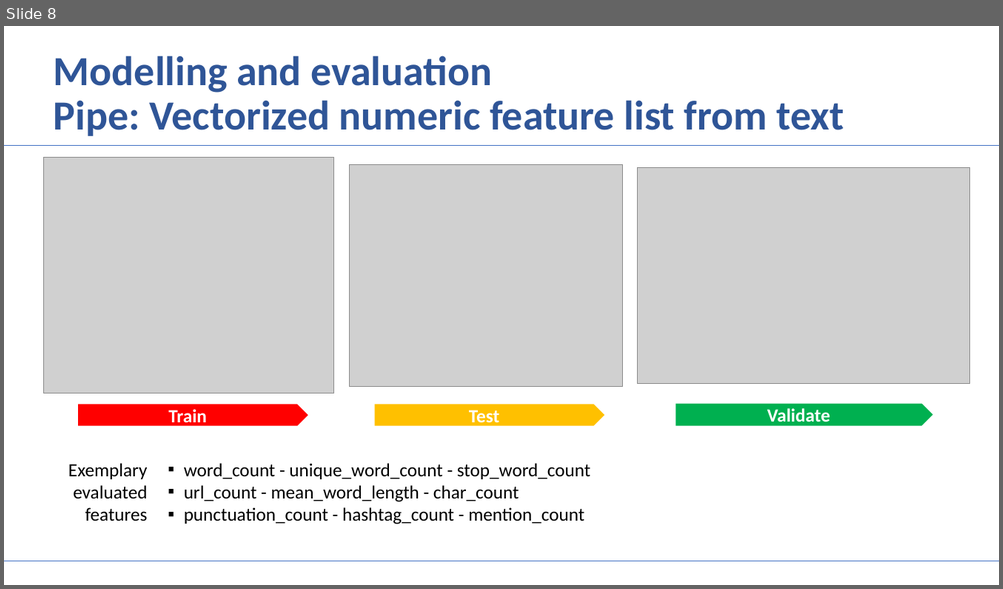
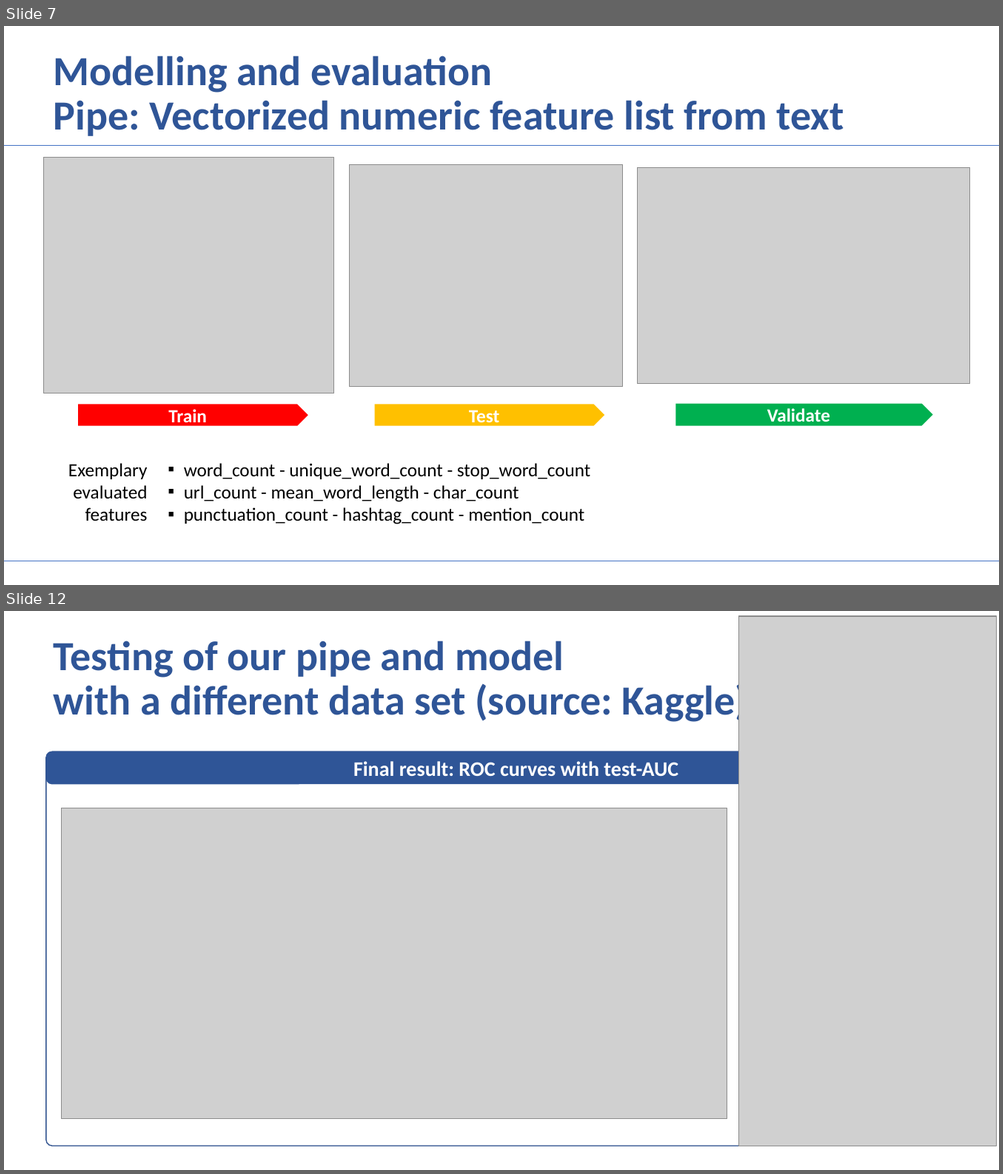
Before and after one commit to TTD-JPO/TDD-project, a slide deck: TDDetection_JED-PeW-OCF_2021009.pptx. Shown one above the other, each under a label of ours: slide 8 before the commit, slides 7 and 12 after it; the slides between them are not shown. The pictures are 1003x589 and 1003x1174 pixels, drawn with LibreOffice and Linux fonts; fonts in the diff are those of the drawing; grey boxes stand for pictures; background and template pictures are left out. Boxes give left, top, right and bottom in pixels: in the first picture for what was removed or moved away, otherwise in the second. Text is boxed around its words. In the diff, an @@ line names an element or a change of style, - is before the commit and + after.

```diff
--- a/TDDetection_JED-PeW-OCF_2021009.pptx
+++ b/TDDetection_JED-PeW-OCF_2021009.pptx
@@ slide 12 added at (4,611,999,1170), background picture (left out) @@
@@ picture added at (738,616,996,1147) @@
@@ text added at (54,641,759,724), 40 pt, text #2F5597, bold @@
+Testing of our pipe and model
+with a different data set (source: Kaggle).
@@ rounded rectangle added at (45,752,971,1147), fill #FFFFFF at 50% opacity, outline #325491 1 pt @@
@@ rounded rectangle added at (45,752,971,785), fill #2F5597, 20 pt, text #FFFFFF, bold @@
+Final result: ROC curves with test-AUC
@@ picture added at (61,808,726,1119) @@
@@ what was slide 8 is now slide 7 @@
```
Also in this commit, not shown: 7 slides changed, 2 other slides added, 1 slide removed.
